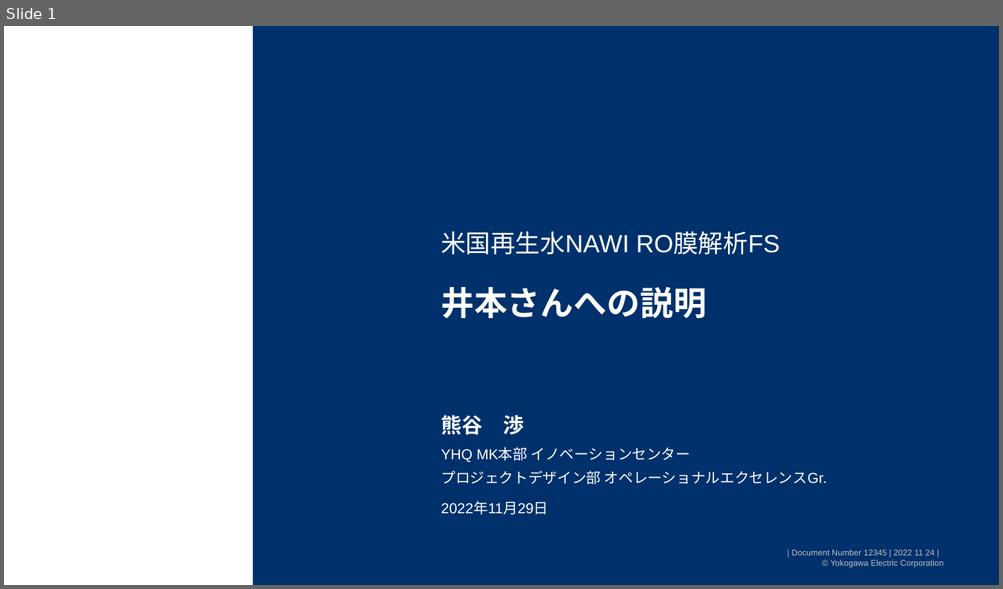
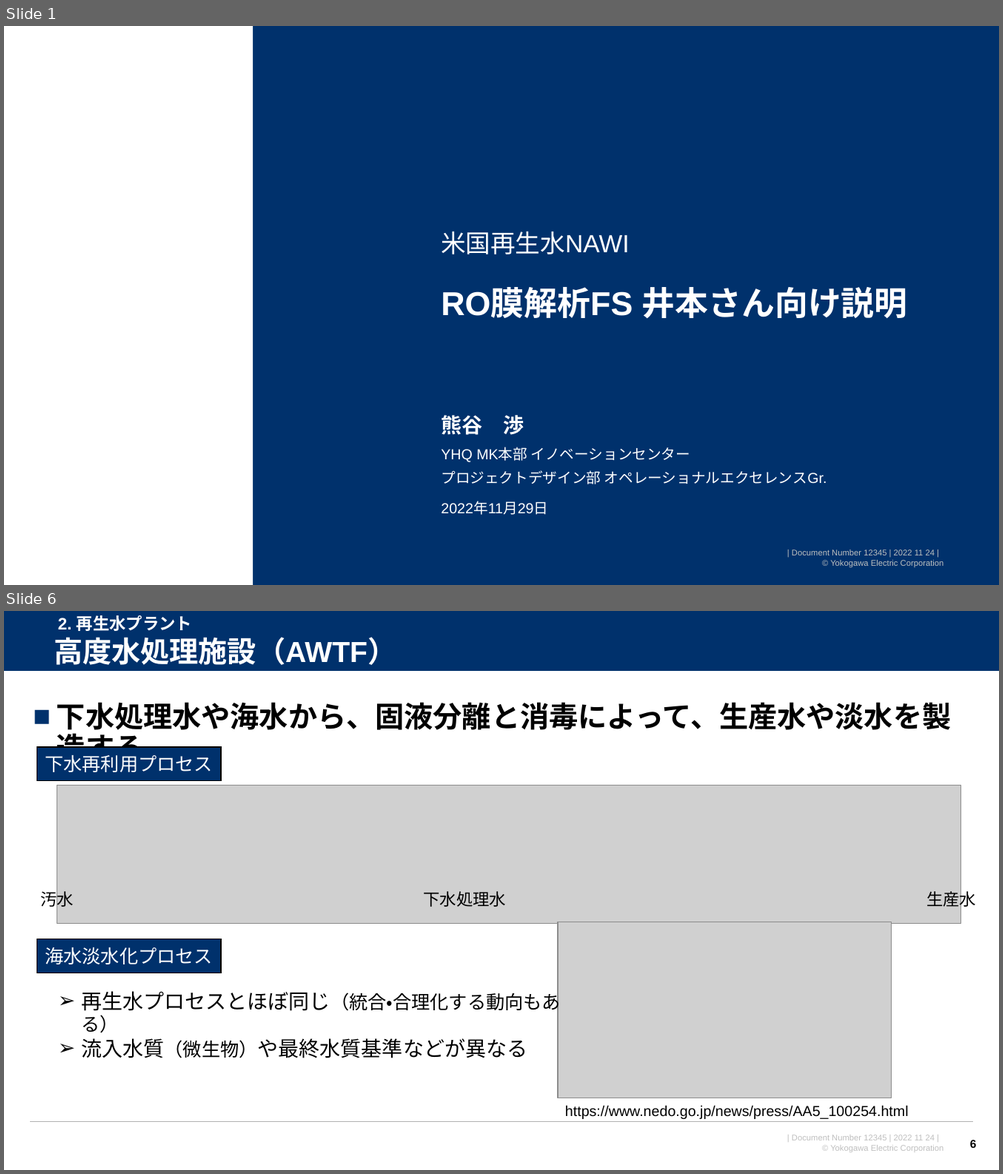
Before and after one commit to watarukumagai-git/opt, a slide deck: Reuse_Water/221129_米国再生水NAWI RO膜解析FS_井本さん向け説明_rev.0.pptx. Shown one above the other, each under a label of ours: slide 1 before the commit, slides 1 and 6 after it; the slides between them are not shown. The pictures are 1003x589 and 1003x1174 pixels, drawn with LibreOffice and Linux fonts; fonts in the diff are those of the drawing; grey boxes stand for pictures; background and template pictures are left out. Boxes give left, top, right and bottom in pixels: in the first picture for what was removed or moved away, otherwise in the second. Text is boxed around its words. In the diff, an @@ line names an element or a change of style, - is before the commit and + after.

```diff
--- a/Reuse_Water/221129_米国再生水NAWI RO膜解析FS_井本さん向け説明_rev.0.pptx
+++ b/Reuse_Water/221129_米国再生水NAWI RO膜解析FS_井本さん向け説明_rev.0.pptx
@@ slide 6 added at (4, 611, 999, 1170), background #FFFFFF; not listed: 1 template element that a slide beside it also shows @@
@@ rectangle added at (4, 611, 999, 672), fill #00316C @@
@@ text added at (58, 615, 192, 631), 16 pt, text #FFFFFF, bold @@
+2. 再生水プラント
@@ title added at (54, 637, 396, 665), 28 pt, text #FFFFFF, bold @@
+高度水処理施設（AWTF）
@@ line added from (4, 672) to (999, 672), #FFFFFF 0.75 pt @@
@@ text added at (57, 702, 950, 766), 28 pt, text #000000, bold @@
+■ 下水処理水や海水から、固液分離と消毒によって、生産水や淡水を製造する。
@@ rectangle added at (37, 748, 221, 781), fill #00316C, outline #000000 1 pt, 18 pt, text #FFFFFF @@
+下水再利用プロセス
@@ picture added at (57, 786, 961, 923) @@
@@ text added at (40, 889, 74, 910), 16 pt, text #000000 @@
+汚水
@@ text added at (424, 891, 506, 907), 16 pt, text #000000 @@
+下水処理水
@@ text added at (926, 889, 976, 909), 16 pt, text #000000 @@
+生産水
@@ rectangle added at (37, 940, 221, 973), fill #00316C, outline #000000 1 pt, 18 pt, text #FFFFFF @@
+海水淡水化プロセス
@@ picture added at (558, 923, 891, 1099) @@
@@ text added at (81, 990, 560, 1059), 20 pt, text #000000 @@
+➢ 再生水プロセスとほぼ同じ（統合・合理化する動向もある）
+➢ 流入水質（微生物）や最終水質基準などが異なる
@@ text added at (565, 1105, 908, 1119), 14 pt, text #000000 @@
+https://www.nedo.go.jp/news/press/AA5_100254.html
@@ line added from (30, 1122) to (973, 1122), #B2B2B2 1 pt @@
@@ page number added at (970, 1140, 976, 1148), 11 pt, text #000000, bold @@
+6
@@ slide 1 changed as well @@
@@ text at (441, 231, 629, 255): text changed @@
-米国再生水NAWI RO膜解析FS
+米国再生水NAWI
@@ title at (441, 287, 908, 319): text changed @@
-井本さんへの説明
+RO膜解析FS 井本さん向け説明
```
Also in this commit, not shown: 14 other slides changed, 6 other slides added.
